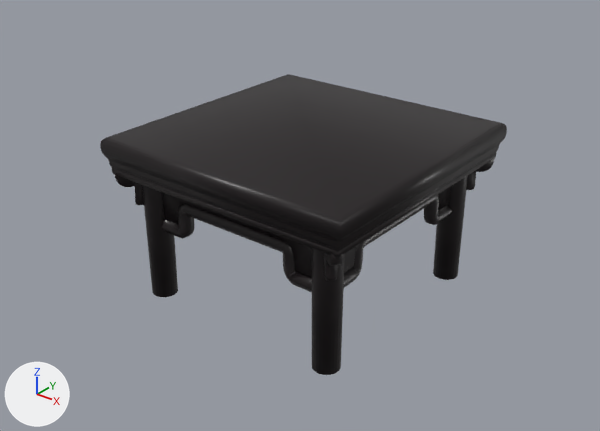
One commit to the FBX model DuelAcademyIsland/SourceAssets/Meshes/Props/SM_Int_LowTable.fbx: the scene before it, then after it.
Rendered twice from a camera (50 mm lens) standing at (1.086, -1.388, 1.028) and looking at (0.003, -0.035, 0.189). The lights are fixed; the arrows at lower left show +X, +Y and +Z. The first picture is the older version. Objects named as collision shapes, trigger or cutter boxes, shadow casters or lower levels of detail are left out. Vertices at exactly the same position are counted once.

Objects in the first picture: 'SM_Int_LowTable'.
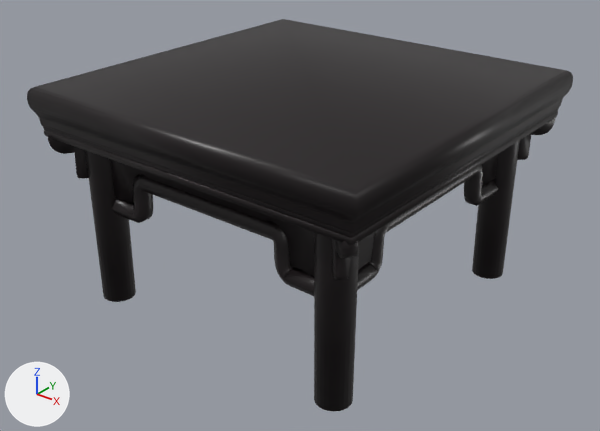
Location of each change, (x1, y1, x2, y2) in pixels of the pictures (600 x 431 px; the box of a moved part takes in the faces that stretch with it):
```json
{"object": "SM_Int_LowTable", "change": "reshaped", "before": [100, 74, 507, 375], "after": [27, 19, 573, 411], "on screen": "34% wider, 30% taller"}
{"part": 1, "of": "me_sm_int_lowtable", "change": "moved or reshaped", "before": [433, 176, 468, 280], "after": [472, 140, 520, 279]}
{"part": 2, "of": "me_sm_int_lowtable", "change": "moved or reshaped", "before": [312, 248, 345, 375], "after": [314, 233, 359, 411]}
{"part": 3, "of": "me_sm_int_lowtable", "change": "moved or reshaped", "before": [142, 185, 178, 297], "after": [85, 150, 136, 302]}
{"part": 4, "of": "me_sm_int_lowtable", "change": "moved or reshaped", "before": [100, 74, 507, 292], "after": [27, 19, 573, 296]}
```

Scene script edits in JSON lines:
```json
{"block": "me_sm_int_lowtable", "where": "# used by ob_sm_int_lowtable; location = (0.0, 0.0, 0.0)"}
{"op": "remove", "block": "me_sm_int_lowtable", "code": "me_sm_int_lowtable.from_pydata(...)  # 2736 vertices, 5016 faces; spans x -0.326..0.326, y -0.324..0.324, z -0.008..0.388"}
{"op": "add", "block": "me_sm_int_lowtable", "code": "me_sm_int_lowtable.from_pydata(...)  # 2736 vertices, 5016 faces; spans x -0.426..0.426, y -0.423..0.423, z -0.008..0.506"}
{"block": "me_sm_int_lowtable", "change": "me_sm_int_lowtable part 1: the loose piece of 49 vertices spanning x 0.21..0.275, y 0.213..0.277, z -0.008..0.306 is multiplied about its middle by the matrix ((1.243, 0.0, 0.0), (0.0, 1.243, 0.0), (0.0, 0.0, 1.307)), then moved by (0.076, 0.077, 0.047)"}
{"block": "me_sm_int_lowtable", "change": "me_sm_int_lowtable part 2: the loose piece of 49 vertices spanning x 0.21..0.275, y -0.278..-0.214, z -0.008..0.306 is multiplied about its middle by the matrix ((1.243, 0.0, 0.0), (0.0, 1.243, 0.0), (0.0, 0.0, 1.307)), then moved by (0.076, -0.077, 0.047)"}
{"block": "me_sm_int_lowtable", "change": "me_sm_int_lowtable part 3: the loose piece of 49 vertices spanning x -0.273..-0.209, y -0.278..-0.214, z -0.008..0.306 is multiplied about its middle by the matrix ((1.243, 0.0, 0.0), (0.0, 1.243, 0.0), (0.0, 0.0, 1.307)), then moved by (-0.075, -0.077, 0.047)"}
{"block": "me_sm_int_lowtable", "change": "me_sm_int_lowtable part 4: 1172 of 2736 vertices moved; they spanned x -0.326..0.326, y -0.324..0.324, z 0.164..0.388 and now span x -0.426..0.426, y -0.423..0.423, z 0.217..0.506; mean shift (0.0, -0.001, 0.073); largest move (-0.324, -0.322, 0.379) -> (-0.424, -0.421, 0.496)"}
{"block": "me_sm_int_lowtable", "change": "other edits to the shape of me_sm_int_lowtable do not show in these pictures"}
```
